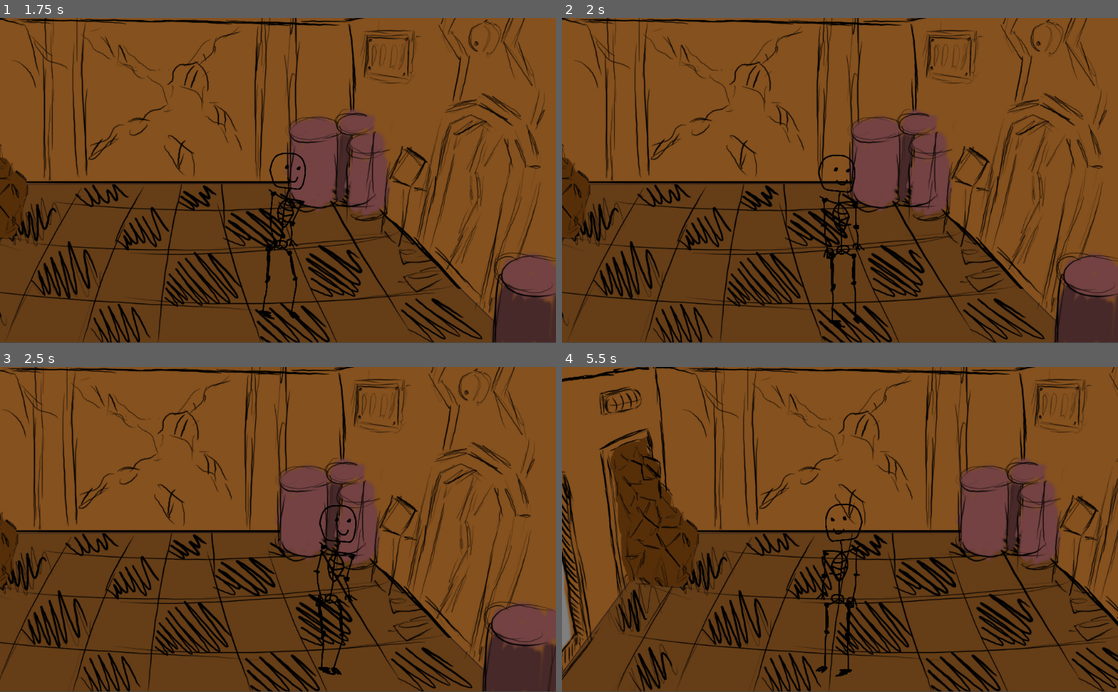
Above: before the commit, frames 1-4 (two rows, left to right).
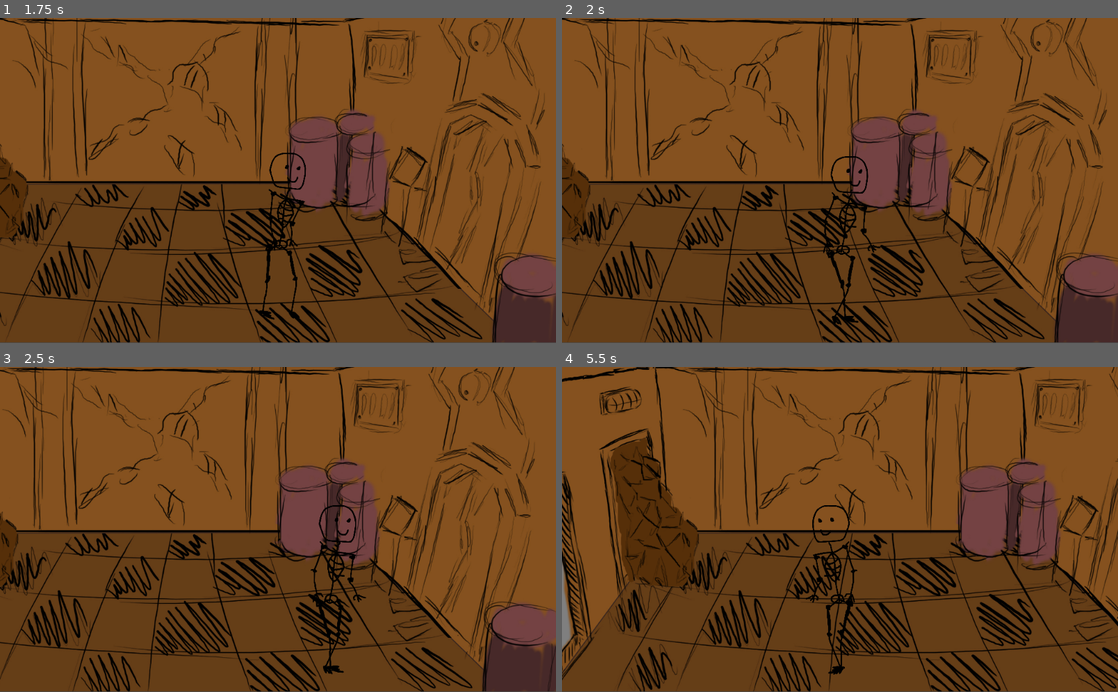
Above: after the commit, the same moments.

Repository: olejik-web/NotForgotten-Main
Game: Godot game, scene res://Room.tscn
Same seed, same stepped clock (60 frames per second), same inputs: the game is played once before the commit and once after it.
Inputs:
- Up to frame 1 (1.75 s): tap Enter at 0.5 s; hold Right (ui_right) 0.53-1.28 s; hold Down (ui_down) from 1.28 s (still down)
- Up to frame 2 (2 s): keep holding Down (ui_down)
- Up to frame 3 (2.5 s): release Down (ui_down) at 2.03 s; hold Right (ui_right) from 2.03 s (still down)
- Up to frame 4 (5.5 s): release Right (ui_right) at 2.78 s; hold Up (ui_up) 2.78-3.53 s; hold Left (ui_left) 3.53-5.03 s; hold Down (ui_down) from 5.03 s (still down)

Frame 1 is identical in both runs. In frame 2, 1.1% of the frame differs, in the area x 46-58%, y 41-96%; in frame 3, 0.6%; in frame 4, 1.2%, in the area x 43-55%, y 41-96%.

Commit message:
Fixed Movement

Diff:
--- a/Loader.tscn
+++ b/Loader.tscn
@@ -11,3 +11,6 @@
 position = Vector2( 512.815, 315.804 )
 scale = Vector2( 1.4344, 1513.37 )
 texture = SubResource( 1 )
+__meta__ = {
+"_edit_lock_": true
+}
--- a/scripts/MainPlayerScript.gd
+++ b/scripts/MainPlayerScript.gd
@@ -47,4 +47,7 @@
 		$AnimatedSprite.play()
 		position += velocity * delta
 	else:
-		$AnimatedSprite.animation = "stand"
+		if velocity.length() != 0:
+			$AnimatedSprite.animation = "walk"
+		else:
+			$AnimatedSprite.animation = "stand"
Not shown, changed: Dev-Info.txt
